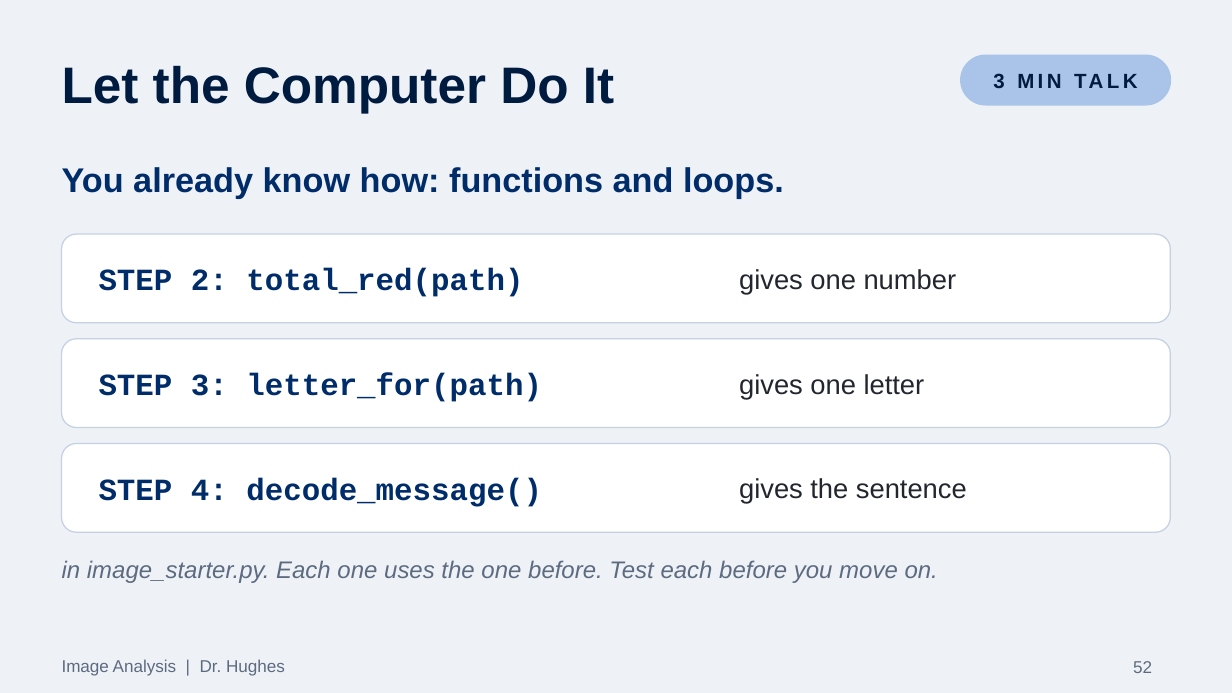
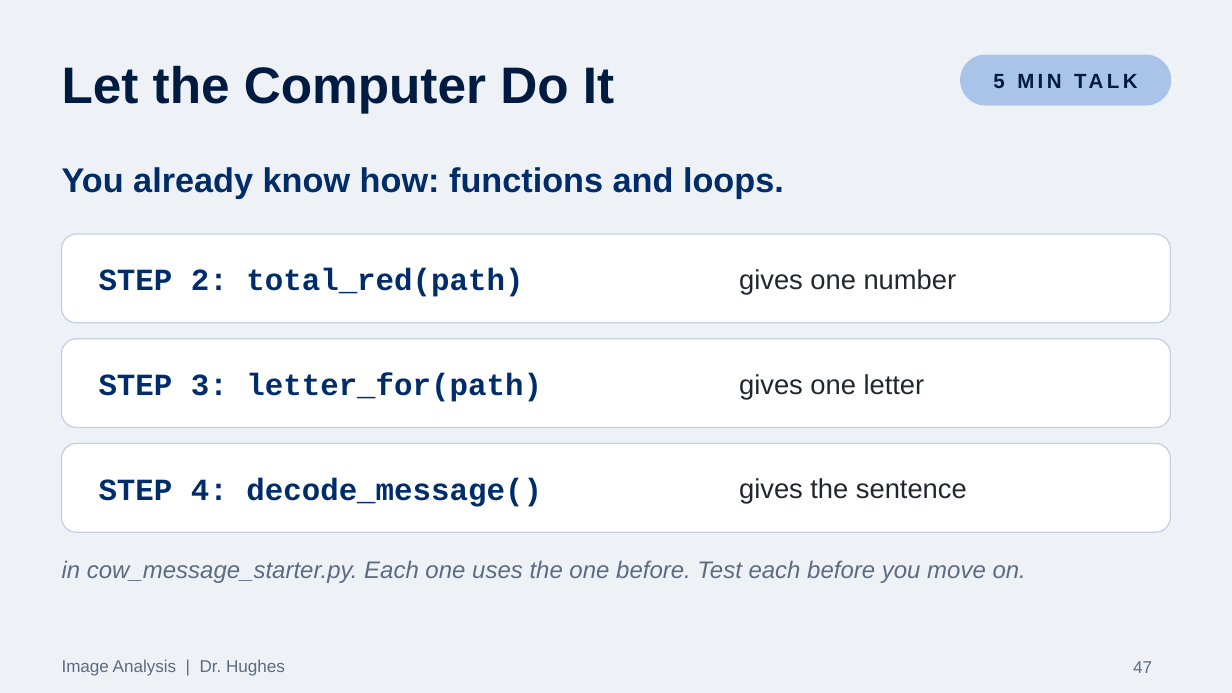
Before and after one commit to Dr-Hughes/Dr-Hughes.github.io, a slide deck: slide 47 of static/teaching/a-level-y12-13-image-analysis-image-analysis-challenge/image-analysis-problem.pptx (slide 52 before the commit). Drawn at 1232x693 pixels with LibreOffice and Linux fonts; fonts in the diff are those of the drawing. Boxes give left, top, right and bottom in pixels: in the first picture for what was removed or moved away, otherwise in the second. Text is boxed around its words. In the diff, an @@ line names an element or a change of style, - is before the commit and + after.

Commit message:
Refresh Cryptography and Image Analysis downloads: solution slides, chunked image analysis deck, cow_message_starter.py, booklets with answers, student zips

```diff
--- a/static/teaching/a-level-y12-13-image-analysis-image-analysis-challenge/image-analysis-problem.pptx
+++ b/static/teaching/a-level-y12-13-image-analysis-image-analysis-challenge/image-analysis-problem.pptx
@@ text at (993, 74, 1004, 88): text changed @@
-3 MIN TALK
+5 MIN TALK
@@ text at (62, 560, 1026, 583): text changed @@
-in image_starter.py. Each one uses the one before. Test each before you move on.
+in cow_message_starter.py. Each one uses the one before. Test each before you move on.
@@ page number at (1133, 661, 1152, 673): text changed @@
-52
+47
```
Also in this commit, not shown: 24 other slides changed, 6 slides added, 8 slides removed, 11 other files.
